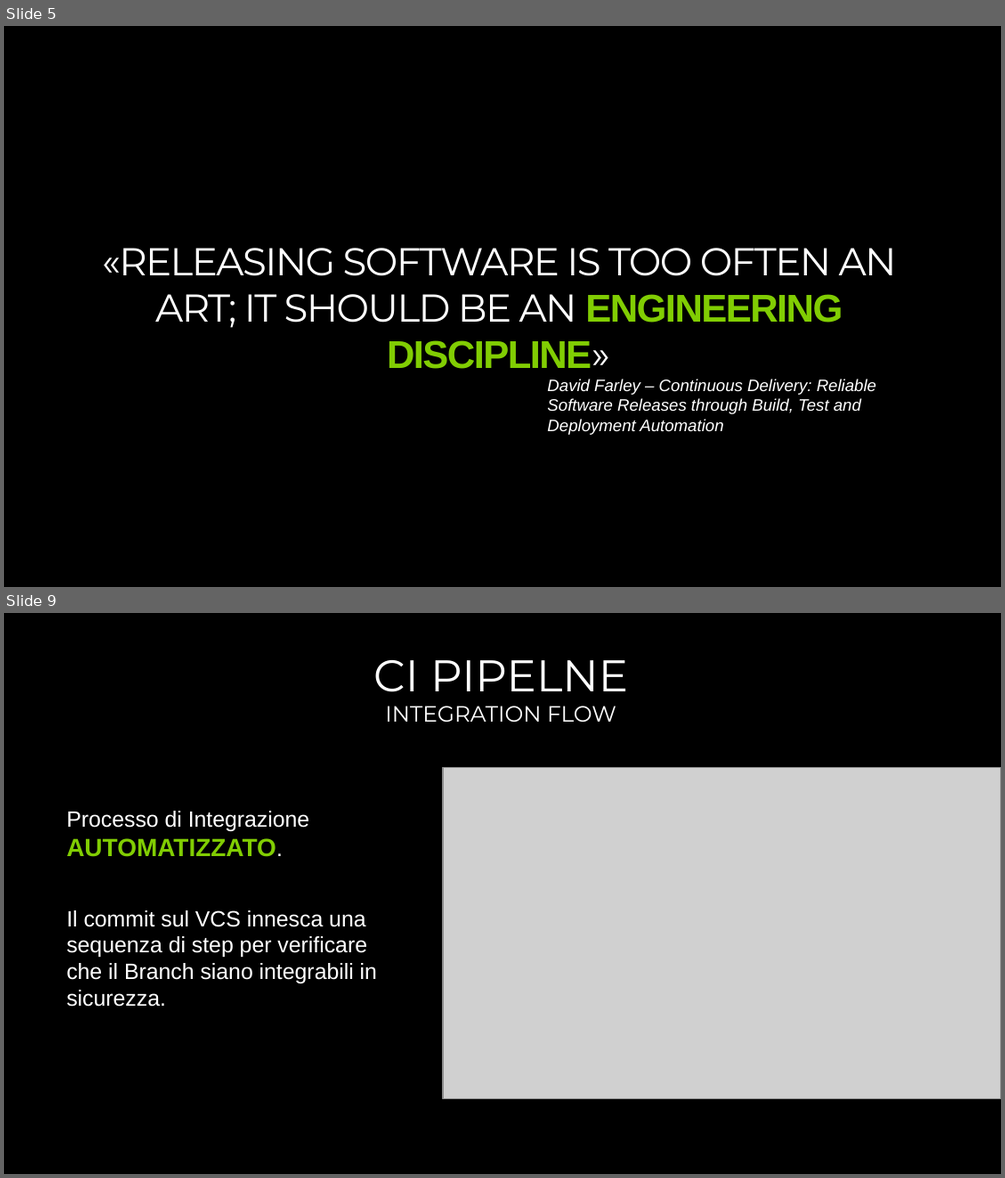
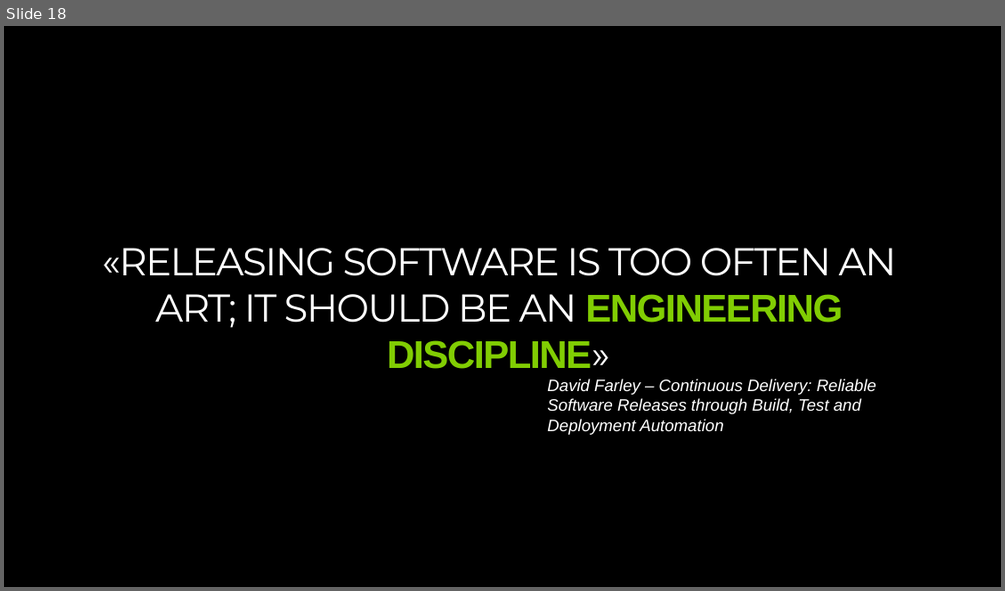
Before and after one commit to endless-upgrade/DevOpsHours, a slide deck: DEVOPS-3-TODO.pptx. Shown one above the other, each under a label of ours: slides 5 and 9 before the commit, slide 18 after it; the slides between them are not shown. The pictures are 1005x1178 and 1005x591 pixels, drawn with LibreOffice and Linux fonts; fonts in the diff are those of the drawing; grey boxes stand for pictures; background and template pictures are left out. Boxes give left, top, right and bottom in pixels: in the first picture for what was removed or moved away, otherwise in the second. Text is boxed around its words. In the diff, an @@ line names an element or a change of style, - is before the commit and + after.

```diff
--- a/DEVOPS-3-TODO.pptx
+++ b/DEVOPS-3-TODO.pptx
@@ slide 9 removed at box(4, 613, 1001, 1174), background #000000 @@
@@ title removed at box(373, 660, 628, 692) @@
-CI PIPELNE
@@ subtitle removed at box(385, 706, 616, 722) @@
-INTEGRATION FLOW
@@ picture removed at box(443, 768, 1001, 1098) @@
@@ text removed at box(66, 811, 377, 1006) @@
-Processo di Integrazione AUTOMATIZZATO.
-Il commit sul VCS innesca una sequenza di step per verificare che il Branch siano integrabili in sicurezza.
@@ what was slide 5 is now slide 18 @@
```
Also in this commit, not shown: 2 slides changed, 15 slides added, 13 other slides removed.
